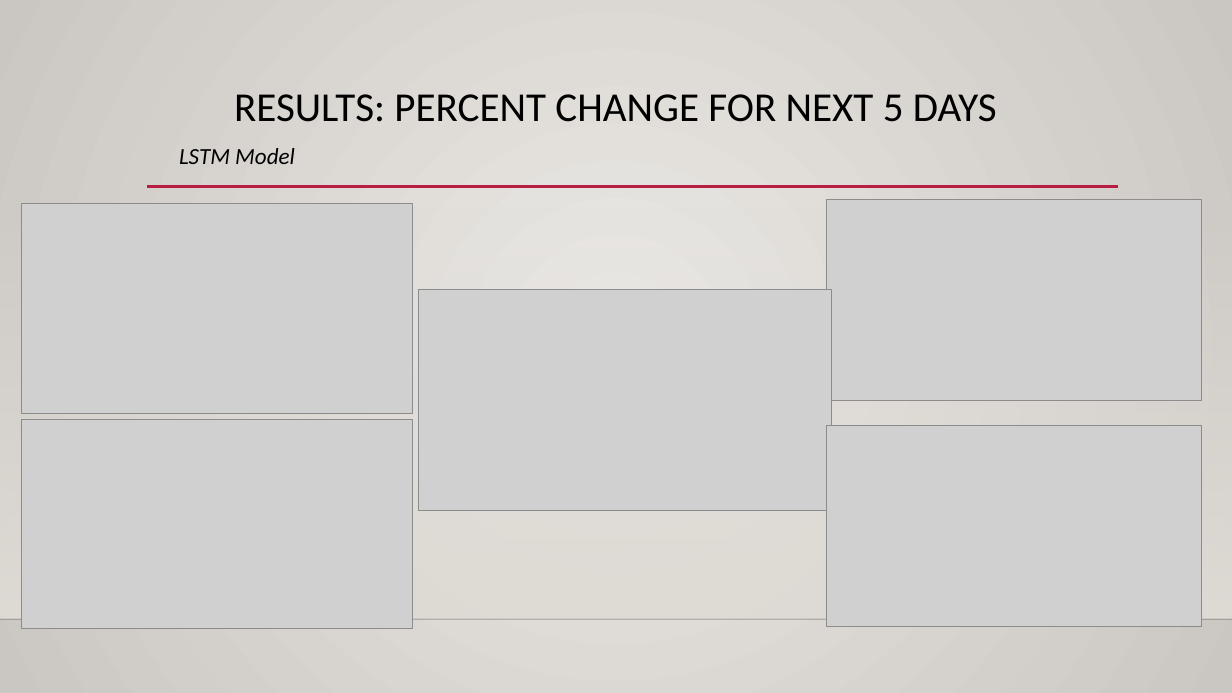
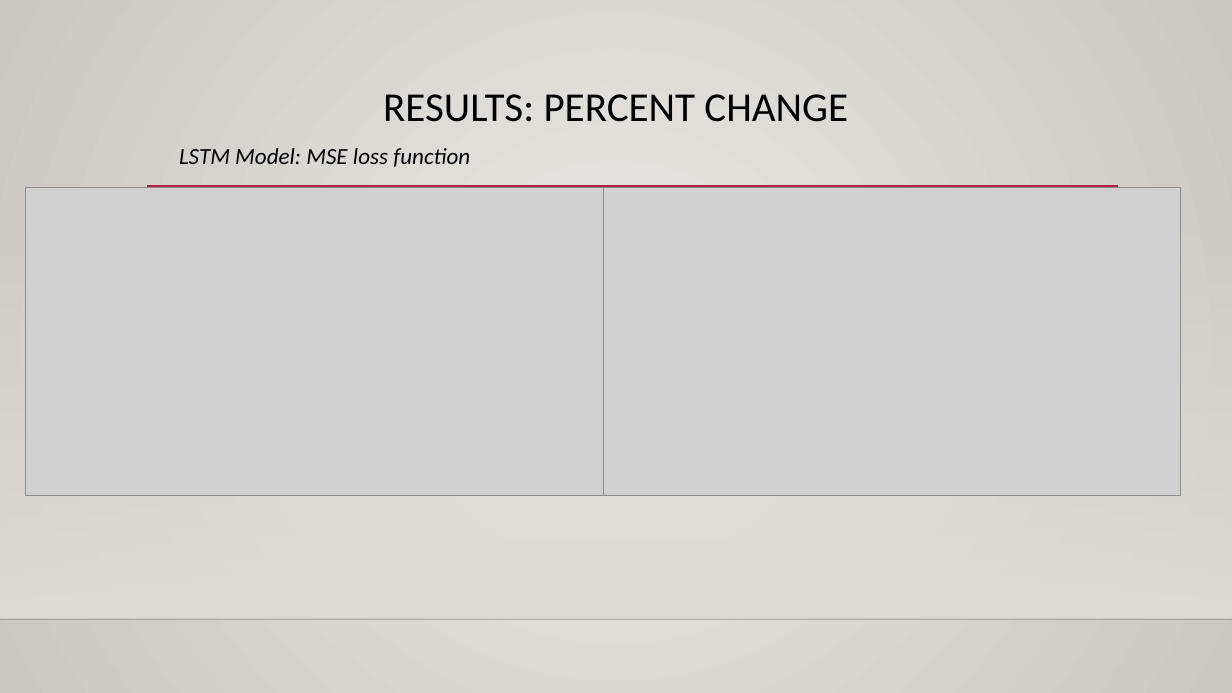
Before and after one commit to justinj8/Machine-Learning_Project, a slide deck: slide 6 of Machine Learning Presentation.pptx. Drawn at 1232x693 pixels with LibreOffice and Linux fonts; fonts in the diff are those of the drawing; grey boxes stand for pictures; background and template pictures are left out. Boxes give left, top, right and bottom in pixels: in the first picture for what was removed or moved away, otherwise in the second. Text is boxed around its words. In the diff, an @@ line names an element or a change of style, - is before the commit and + after.

```diff
--- a/Machine Learning Presentation.pptx
+++ b/Machine Learning Presentation.pptx
@@ title at (383, 94, 848, 122): text changed @@
-RESULTS: PERCENT CHANGE FOR NEXT 5 DAYS
+RESULTS: PERCENT CHANGE
@@ text at (179, 148, 470, 167): text changed @@
-LSTM Model
+LSTM Model: MSE loss function
@@ picture removed at (21, 204, 413, 413) @@
@@ picture added at (26, 188, 604, 495) @@
@@ picture added at (604, 188, 1181, 495) @@
@@ picture removed at (826, 200, 1202, 400) @@
@@ picture removed at (419, 290, 832, 511) @@
@@ picture removed at (21, 420, 413, 628) @@
@@ picture removed at (826, 425, 1202, 626) @@
```
Also in this commit, not shown: 1 other slide changed, 3 slides added, 1 slide removed.
